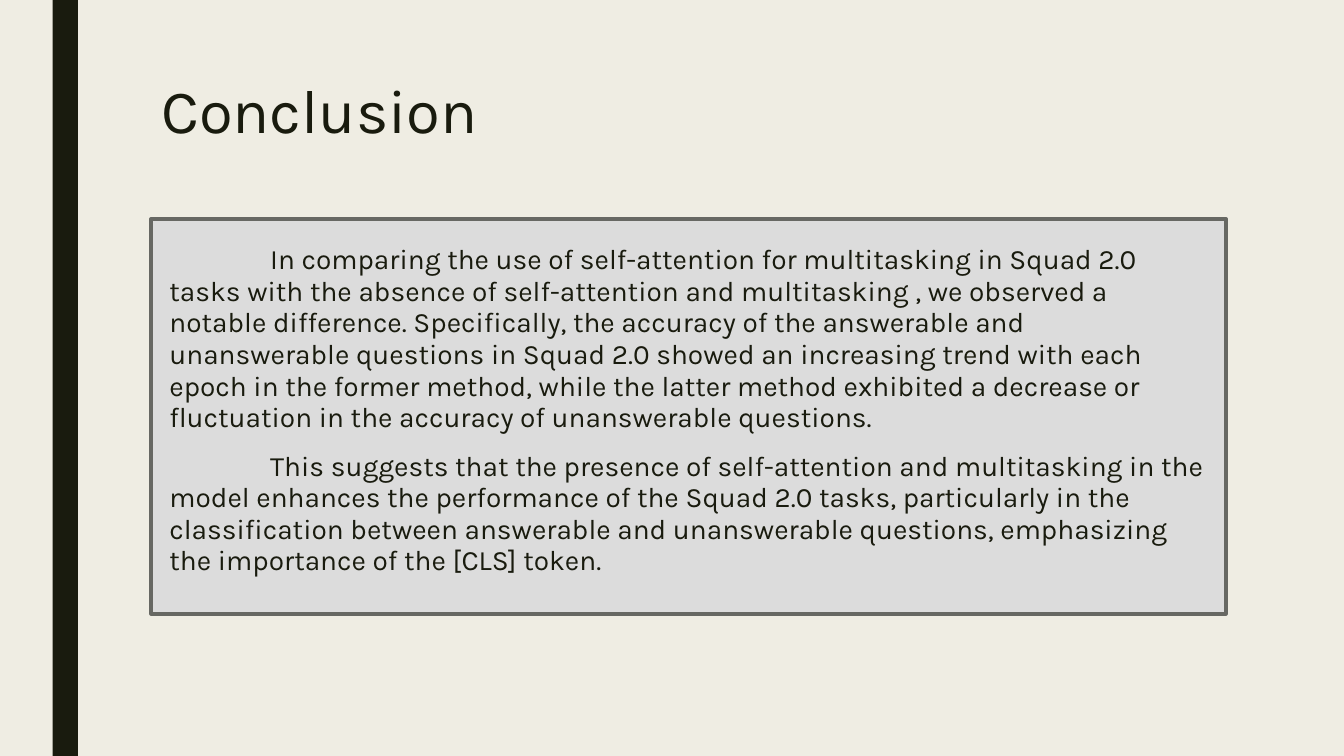
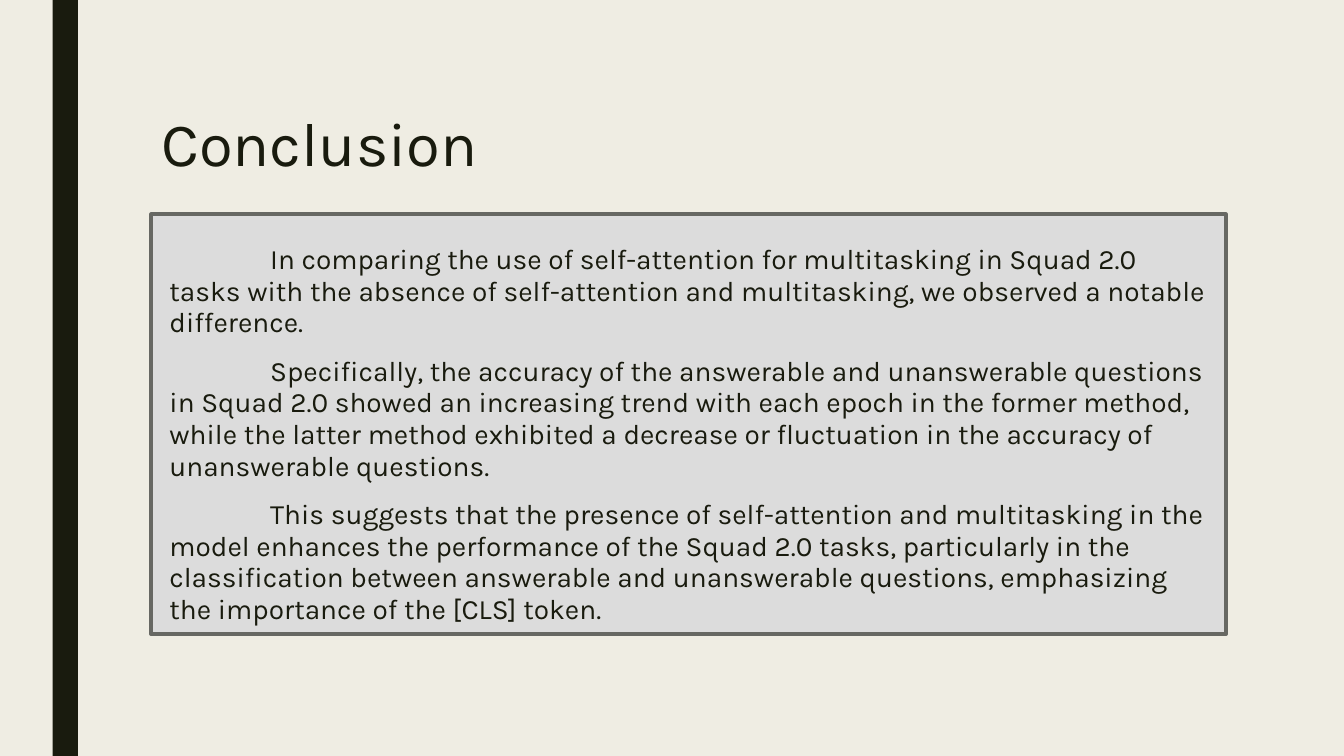
Before and after one commit to wangjasonx62301/How-multitasking-benefits-QA-Retrieval, a slide deck: slide 21 of Temp_2.pptx (slide 17 before the commit). Drawn at 1344x756 pixels with LibreOffice and Linux fonts; fonts in the diff are those of the drawing. Boxes give left, top, right and bottom in pixels: in the first picture for what was removed or moved away, otherwise in the second. Text is boxed around its words. In the diff, an @@ line names an element or a change of style, - is before the commit and + after.

```diff
--- a/Temp_2.pptx
+++ b/Temp_2.pptx
@@ title "Conclusion" moved from (x1=161, y1=90, x2=477, y2=134) to (x1=161, y1=123, x2=477, y2=167) @@
@@ rectangle resized from (x1=151, y1=219, x2=1226, y2=614) to (x1=151, y1=214, x2=1226, y2=634) @@
@@ text at (x1=169, y1=249, x2=1204, y2=483): text changed @@
-In comparing the use of self-attention for multitasking in Squad 2.0 tasks with the absence of self-attention and multitasking , we observed a notable difference. Specifically, the accuracy of the answerable and unanswerable questions in Squad 2.0 showed an increasing trend with each epoch in the former method, while the latter method exhibited a decrease or fluctuation in the accuracy of unanswerable questions.
+In comparing the use of self-attention for multitasking in Squad 2.0 tasks with the absence of self-attention and multitasking, we observed a notable difference.
+Specifically, the accuracy of the answerable and unanswerable questions in Squad 2.0 showed an increasing trend with each epoch in the former method, while the latter method exhibited a decrease or fluctuation in the accuracy of unanswerable questions.
```
Also in this commit, not shown: 13 other slides changed, 6 slides added, 2 slides removed, 5 other files.
